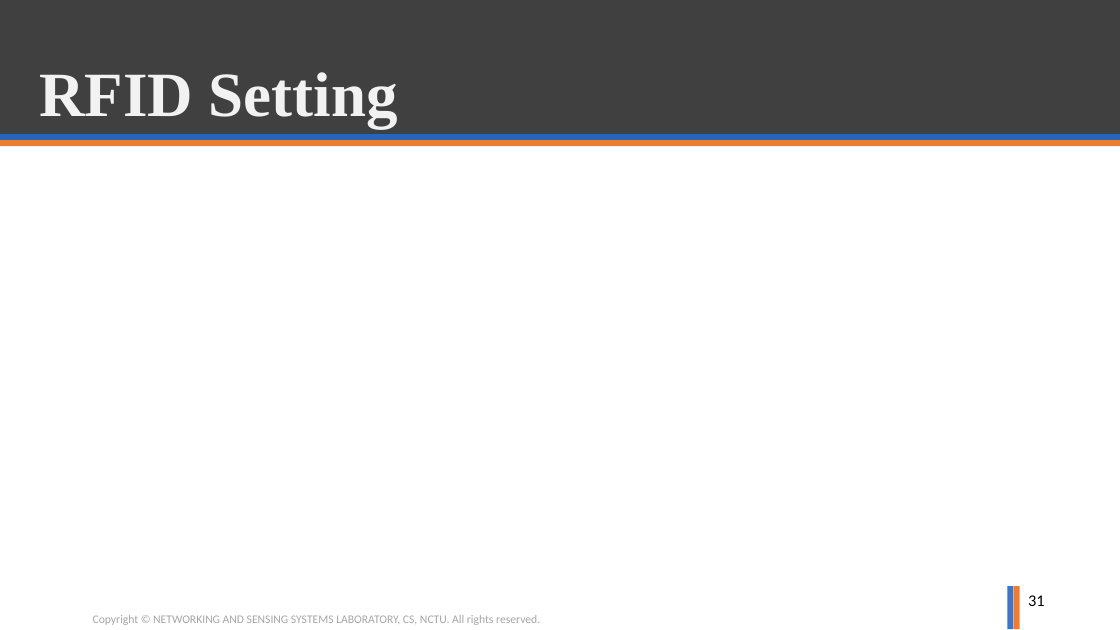
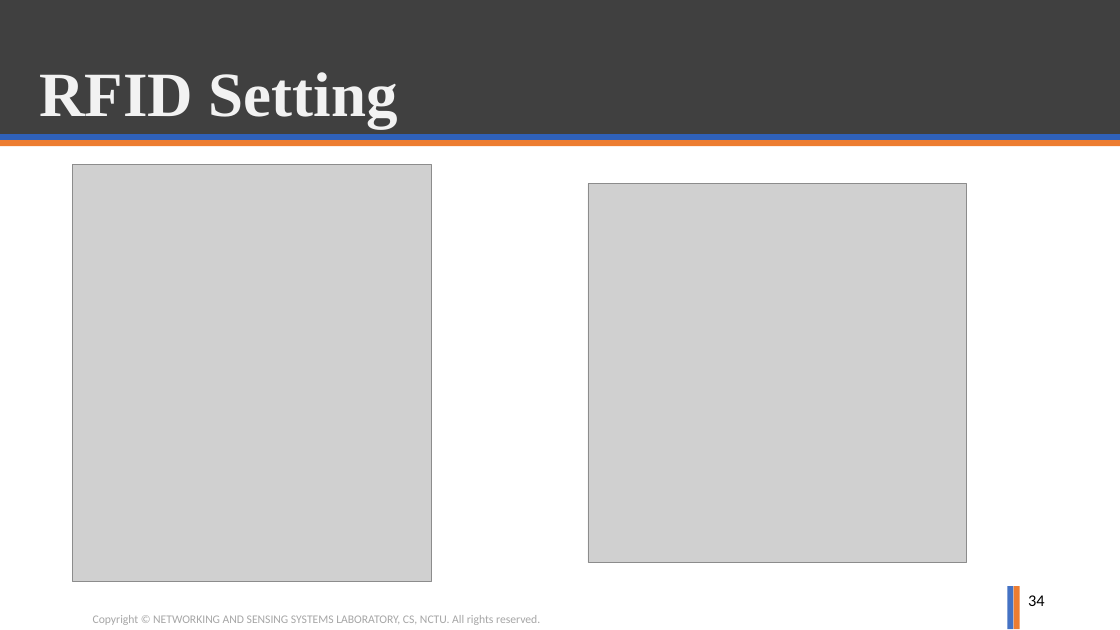
Before and after one commit to ghostkingwilly/Signal_Training_Freshman, a slide deck: slide 34 of Freshman_Training.pptx (slide 31 before the commit). Drawn at 1120x630 pixels with LibreOffice and Linux fonts; fonts in the diff are those of the drawing; grey boxes stand for pictures; background and template pictures are left out. Boxes give left, top, right and bottom in pixels: in the first picture for what was removed or moved away, otherwise in the second. Text is boxed around its words. In the diff, an @@ line names an element or a change of style, - is before the commit and + after.

Commit message:
RFID update

```diff
--- a/Freshman_Training.pptx
+++ b/Freshman_Training.pptx
@@ picture added at (72,165,431,581) @@
@@ picture added at (588,184,967,563) @@
@@ page number at (1028,595,1045,606): text changed @@
-31
+34
```
Also in this commit, not shown: 1 other slide changed, 5 slides added, 1 slide removed.
